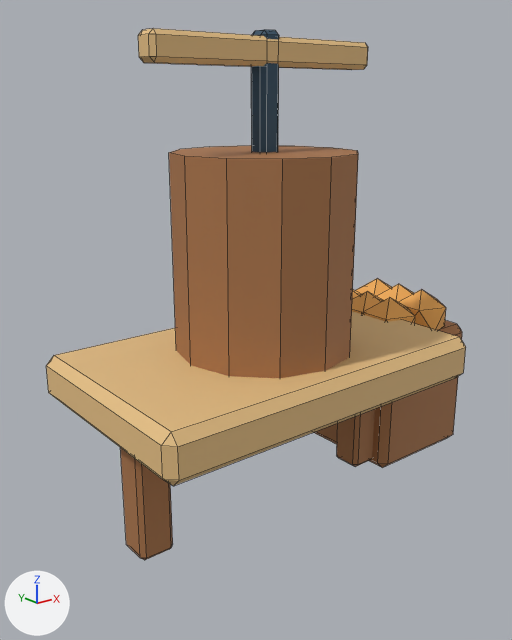
One commit to the Blender file source/art-source/orchard_press.blend: the scene before it, then after it.
Rendered twice from a 50 mm camera at (-1.213, -1.479, 1.189) aimed at (0.021, 0.064, 0.572). Lighting does not change. The marker at lower left points along +X, +Y and +Z. The first picture is the older version. Mesh edges are drawn as thin lines.

Names of what the first picture shows: 'table'.
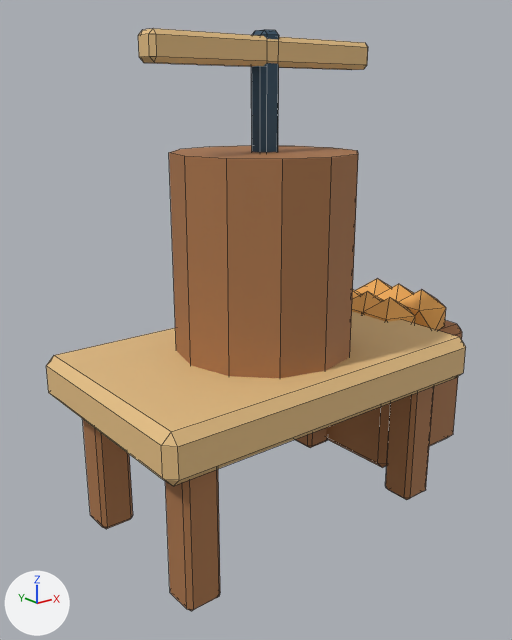
Edits to the scene script, one JSON object a line:
```json
{"block": "me_cube_098", "where": "# used by ob_table; parent = ob_orchardpress; location = (0.0, 0.0, 0.45)"}
{"op": "remove", "block": "me_cube_098", "code": "me_cube_098.from_pydata(...)  # 240 vertices, 290 faces; spans x -0.525..0.83, y -0.325..0.325, z -0.45..0.9"}
{"op": "add", "block": "me_cube_098", "code": "me_cube_098.from_pydata(...)  # 288 vertices, 342 faces; spans x -0.525..0.83, y -0.325..0.325, z -0.45..0.9"}
{"block": "me_cube_098", "change": "me_cube_098 part 1: the loose piece of 24 vertices spanning x -0.45..-0.35, y -0.05..0.05, z -0.43..0.0 is scaled about its middle by (1, 1, 1.05), then moved by (0.0, -0.22, -0.01)"}
{"block": "me_cube_098", "change": "me_cube_098 part 2: the loose piece of 24 vertices spanning x 0.35..0.45, y -0.05..0.05, z -0.43..0.0 is scaled about its middle by (1, 1, 1.05), then moved by (-0.8, 0.22, -0.01)"}
{"block": "me_cube_098", "change": "me_cube_098 part 3: the loose piece of 24 vertices spanning x 0.35..0.45, y -0.05..0.05, z -0.43..0.0 is copied, and the copy is scaled about its middle by (1, 1, 1.05), then moved by (0.0, -0.22, -0.01); it spans x 0.35..0.45, y -0.27..-0.17, z -0.45..0.0"}
{"block": "me_cube_098", "change": "me_cube_098 part 4: the loose piece of 24 vertices spanning x 0.35..0.45, y -0.05..0.05, z -0.43..0.0 is copied, and the copy is scaled about its middle by (1, 1, 1.05), then moved by (0.0, 0.22, -0.01); it spans x 0.35..0.45, y 0.17..0.27, z -0.45..0.0"}
```

Where the change shows, as pixel boxes [x1, y1, x2, y2] in the pictures (512 x 640 px; the box of a moved part takes in the faces that stretch with it):
```json
{"object": "table", "change": "reshaped", "before": [46, 28, 466, 560], "after": [46, 28, 466, 611], "on screen": "10% taller"}
{"part": 1, "of": "me_cube_098", "change": "moved or reshaped", "before": [120, 447, 173, 560], "after": [165, 469, 220, 611]}
{"part": 2, "of": "me_cube_098", "change": "moved or reshaped", "before": [337, 409, 375, 467], "after": [83, 419, 133, 529]}
{"part": 3, "of": "me_cube_098", "change": "added", "after": [385, 386, 434, 500], "on screen": "brown"}
{"part": 4, "of": "me_cube_098", "change": "added", "after": [295, 427, 328, 448]}
```
